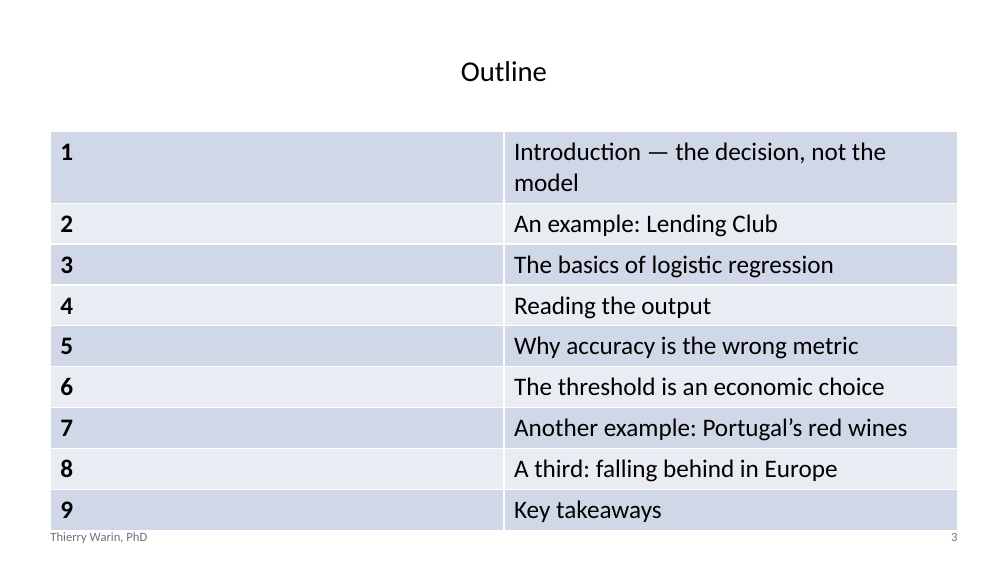
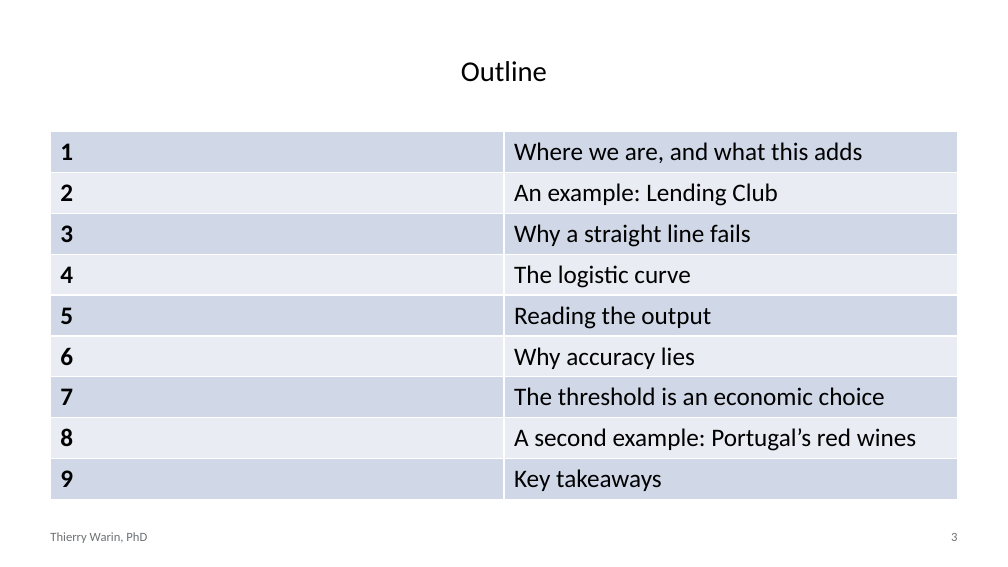
Before and after one commit to warint/quantitative-methods, a slide deck: slide 3 of 06-classification-logistic-and-penalised/slides.pptx. Drawn at 1008x567 pixels with LibreOffice and Linux fonts; fonts in the diff are those of the drawing. Boxes give left, top, right and bottom in pixels: in the first picture for what was removed or moved away, otherwise in the second. Text is boxed around its words. In the diff, an @@ line names an element or a change of style, - is before the commit and + after.

```diff
--- a/06-classification-logistic-and-penalised/slides.pptx
+++ b/06-classification-logistic-and-penalised/slides.pptx
@@ table at box(50, 132, 958, 506) @@
-row 1, column 2: Introduction — the decision, not the model
+row 1, column 2: Where we are, and what this adds
-row 3, column 2: The basics of logistic regression
+row 3, column 2: Why a straight line fails
-row 4, column 2: Reading the output
+row 4, column 2: The logistic curve
-row 5, column 2: Why accuracy is the wrong metric
+row 5, column 2: Reading the output
-row 6, column 2: The threshold is an economic choice
+row 6, column 2: Why accuracy lies
-row 7, column 2: Another example: Portugal’s red wines
+row 7, column 2: The threshold is an economic choice
-row 8, column 2: A third: falling behind in Europe
+row 8, column 2: A second example: Portugal’s red wines
```
Also in this commit, not shown: 20 other slides changed, 24 slides added, 20 slides removed, 3 other files.
